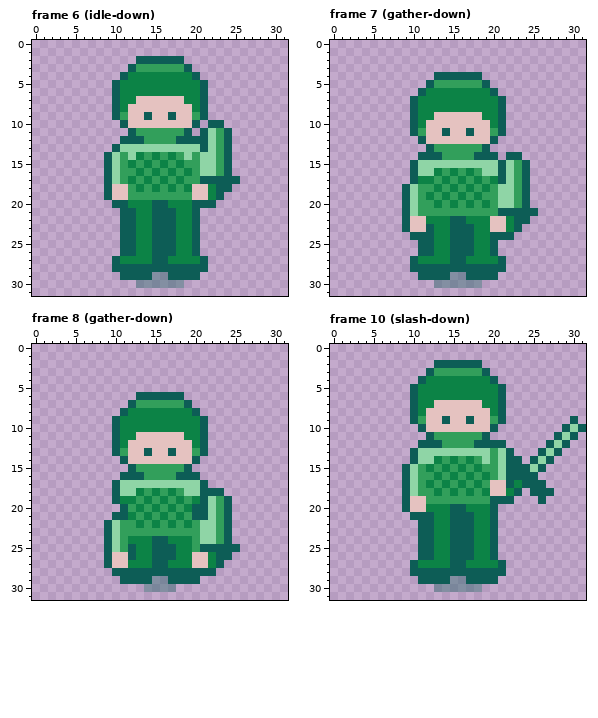
One commit to this pixel-art file: assets/aseprite/actor_hero_sword_mail.aseprite. The picture above is the old version.
32x32 pixels, 52 frames. Shown: frame 6 (idle-down), frame 7 (gather-down), frame 8 (gather-down), frame 10 (slash-down). The commit also changed other frames, which this record leaves out.
Now the later version:
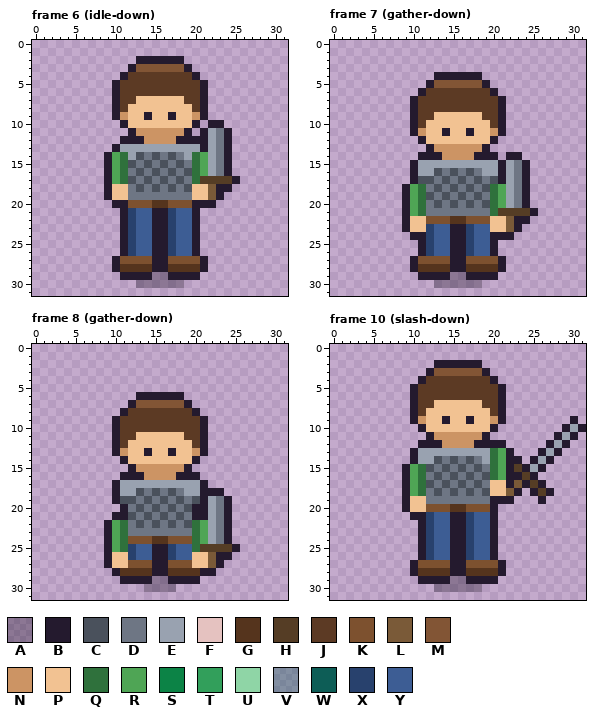
Palette (. is transparent): A #241a2e5a  B #241a2e  C #4a515c  D #6e7684  E #99a2b0  F #e5c2c0  G #55341d  H #553d25  J #5c3a24  K #7d512f  L #7a5a38  M #825535  N #cc9464  P #f2c292  Q #2f713c  R #4fa555  S #0c8346  T #329f5b  U #8fd5a6  V #0d5d565a  W #0d5d56  X #28416d  Y #3d5d94
Diff:
Changed rows in their new state; - is an unchanged pixel.
Frame 6 (idle-down), layers "actor", "shadow":
first column x 9:
 2 ----BBBBBB-------
 3 ---BMMMMMMB------
 4 --BJJJJJJJJB-----
 5 -BJJJJJJJJJJB----
 6 -BJJJJJJJJJJB----
 7 -BJJPPPPPPJJB----
 8 -BJPPPPPPPPJB----
 9 -BNPPBPPBPPNB----
10 --BPPPPPPPPB-BB--
11 ---BNNNNNNB-BEDB-
12 --BBBNNNNBBBBEDB-
13 -BEEEEEEEEEEBEDB-
14 BRQECDCDCDEQREDB-
15 BRQCDCDCDCDQREDB-
16 BRQDCDCDCDCQREDB-
17 BRQCDCDCDCDQHHHHB
18 BPPDCDCDCDCPPLBB-
19 BPPDDDDDDDDPPLB--
20 -BBKKKGGKKKBBB---
21 --BXYYBBXYYB-----
22 --BXYYBBXYYB-----
23 --BXYYBBXYYB-----
24 --BXYYBBXYYB-----
25 --BXYYBBXYYB-----
26 --BXYYBBXYYB-----
27 -BKKKKBBKKKKB----
28 -BGGGGBBGGGGB----
29 --BBBBAABBBB-----
30 ----AAAAAA-------
Frame 7 (gather-down), layers "actor", "shadow":
first column x 9:
 4 ----BBBBBB-------
 5 ---BMMMMMMB------
 6 --BJJJJJJJJB-----
 7 -BJJJJJJJJJJB----
 8 -BJJJJJJJJJJB----
 9 -BJJPPPPPPJJB----
10 -BJPPPPPPPPJB----
11 -BNPPBPPBPPNB----
12 --BPPPPPPPPB-----
13 ---BNNNNNNB------
14 --BBBNNNNBBB-BB--
15 -BEEEEEEEEEEBEDB-
16 -BEECDCDCDEEBEDB-
17 -BCCDCDCDCDCBEDB-
18 BRQDCDCDCDCQREDB-
19 BRQCDCDCDCDQREDB-
20 BRQDCDCDCDCQREDB-
21 BRQDDDDDDDDQHHHHB
22 BPPKKKGGKKKPPLBB-
23 BPPXYYBBXYYPPLB--
24 -BBXYYBBXYYBBB---
25 --BXYYBBXYYB-----
26 --BXYYBBXYYB-----
27 -BKKKKBBKKKKB----
28 -BGGGGBBGGGGB----
29 --BBBBAABBBB-----
30 ----AAAAAA-------
Frame 8 (gather-down), layers "actor", "shadow":
first column x 9:
 6 ----BBBBBB-------
 7 ---BMMMMMMB------
 8 --BJJJJJJJJB-----
 9 -BJJJJJJJJJJB----
10 -BJJJJJJJJJJB----
11 -BJJPPPPPPJJB----
12 -BJPPPPPPPPJB----
13 -BNPPBPPBPPNB----
14 --BPPPPPPPPB-----
15 ---BNNNNNNB------
16 --BBBNNNNBBB-----
17 -BEEEEEEEEEEB----
18 -BEECDCDCDEEBBB--
19 -BCCDCDCDCDCBEDB-
20 --BDCDCDCDCBBEDB-
21 -BBCDCDCDCDBBEDB-
22 BRQDCDCDCDCQREDB-
23 BRQDDDDDDDDQREDB-
24 BRQKKKGGKKKQREDB-
25 BRQXYYBBXYYQHHHHB
26 BPPXYYBBXYYPPLBB-
27 BPPKKKBBKKKPPLB--
28 -BGGGGBBGGGGBB---
29 --BBBBAABBBB-----
30 -----AAAA--------
Frame 10 (slash-down), layers "actor", "shadow":
first column x 9:
 2 ----BBBBBB-------------
 3 ---BMMMMMMB------------
 4 --BJJJJJJJJB-----------
 5 -BJJJJJJJJJJB----------
 6 -BJJJJJJJJJJB----------
 7 -BJJPPPPPPJJB----------
 8 -BJPPPPPPPPJB----------
 9 -BNPPBPPBPPNB--------B-
10 --BPPPPPPPPB--------BEB
11 ---BNNNNNNB--------BEB-
12 --BBBNNNNBBBB-----BEB--
13 -BEEEEEEEEEQRB---BEB---
14 -BEECDCDCDEQRBB-BEB----
15 BRQCDCDCDCDQRBHBEB-----
16 BRQDCDCDCDCQRBBHB------
17 BRQCDCDCDCDPPBLBHB-----
18 BRQDCDCDCDCPPLB-BHB----
19 BPPDDDDDDDDBBB---B-----
20 BPPKKKGGKKKB-----------
21 -BBXYYBBXYYB-----------
22 --BXYYBBXYYB-----------
23 --BXYYBBXYYB-----------
24 --BXYYBBXYYB-----------
25 --BXYYBBXYYB-----------
26 --BXYYBBXYYB-----------
27 -BKKKKBBKKKKB----------
28 -BGGGGBBGGGGB----------
29 --BBBBAABBBB-----------
30 ----AAAAAA-------------
Boxes around the changes in both pictures, in picture pixels (x1, y1, x2, y2):
changed: (104, 56, 240, 288)
changed: (402, 72, 538, 288)
changed: (104, 392, 240, 592)
changed: (402, 360, 586, 592)
